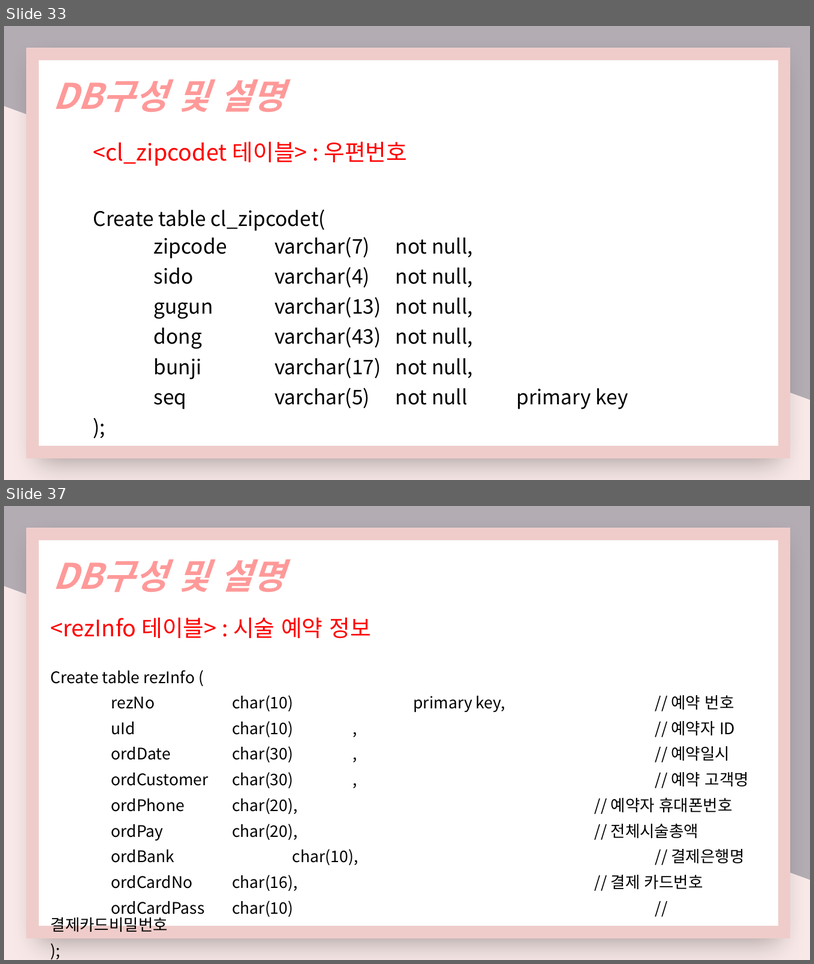
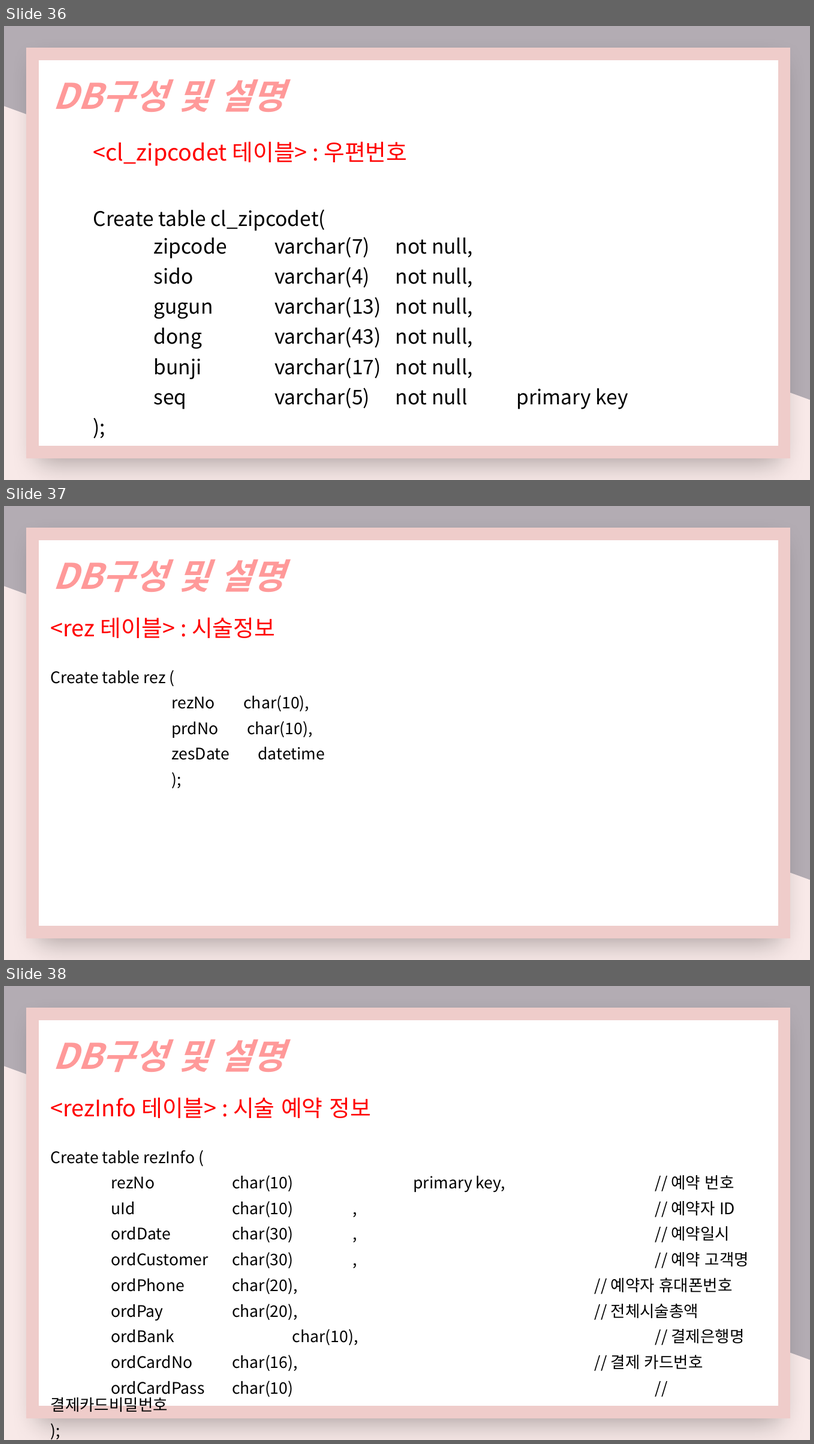
Before and after one commit to nimi2838/thecare, a slide deck: 졸작 기획서.pptx. Shown one above the other, each under a label of ours: slides 33 and 37 before the commit, slides 36, 37 and 38 after it; the slides between them are not shown. The pictures are 814x964 and 814x1444 pixels, drawn with LibreOffice and Linux fonts; fonts in the diff are those of the drawing. Boxes give left, top, right and bottom in pixels: in the first picture for what was removed or moved away, otherwise in the second. Text is boxed around its words. In the diff, an @@ line names an element or a change of style, - is before the commit and + after.

```diff
--- a/졸작 기획서.pptx
+++ b/졸작 기획서.pptx
@@ slide 37 added at (4,506,810,960), background gradient #B3ACB3 to #F8E9E8 @@
@@ rectangle added at (32,534,785,932), fill #FFFFFF, outline #D9D9D9 14.75 pt @@
@@ text added at (53,559,284,592), 42 pt, text #FF9999, bold, italic @@
+DB구성 및 설명
@@ text added at (51,617,325,760), 19 pt, text #000000 @@
+<rez 테이블> : 시술정보
+Create table rez (
+rezNo char(10),
+prdNo char(10),
+zesDate datetime
+);
@@ what was slide 33 is now slide 36 @@
@@ what was slide 37 is now slide 38 @@
```
Also in this commit, not shown: 3 slides changed, 1 other slide added, 4 other files.
